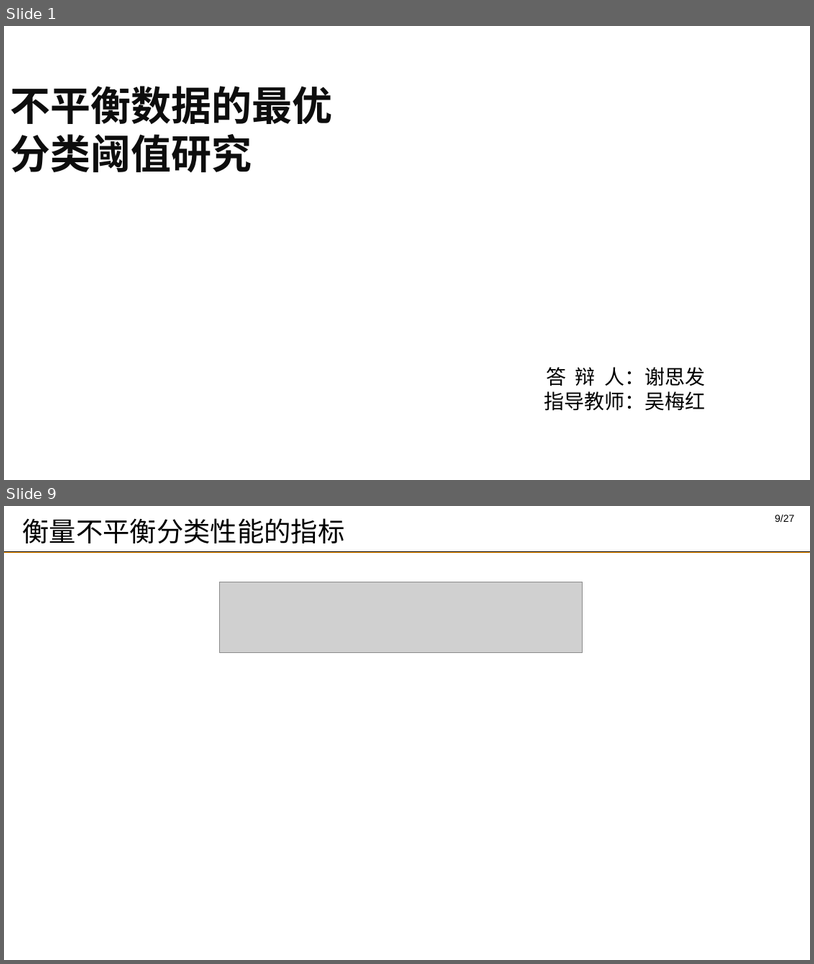
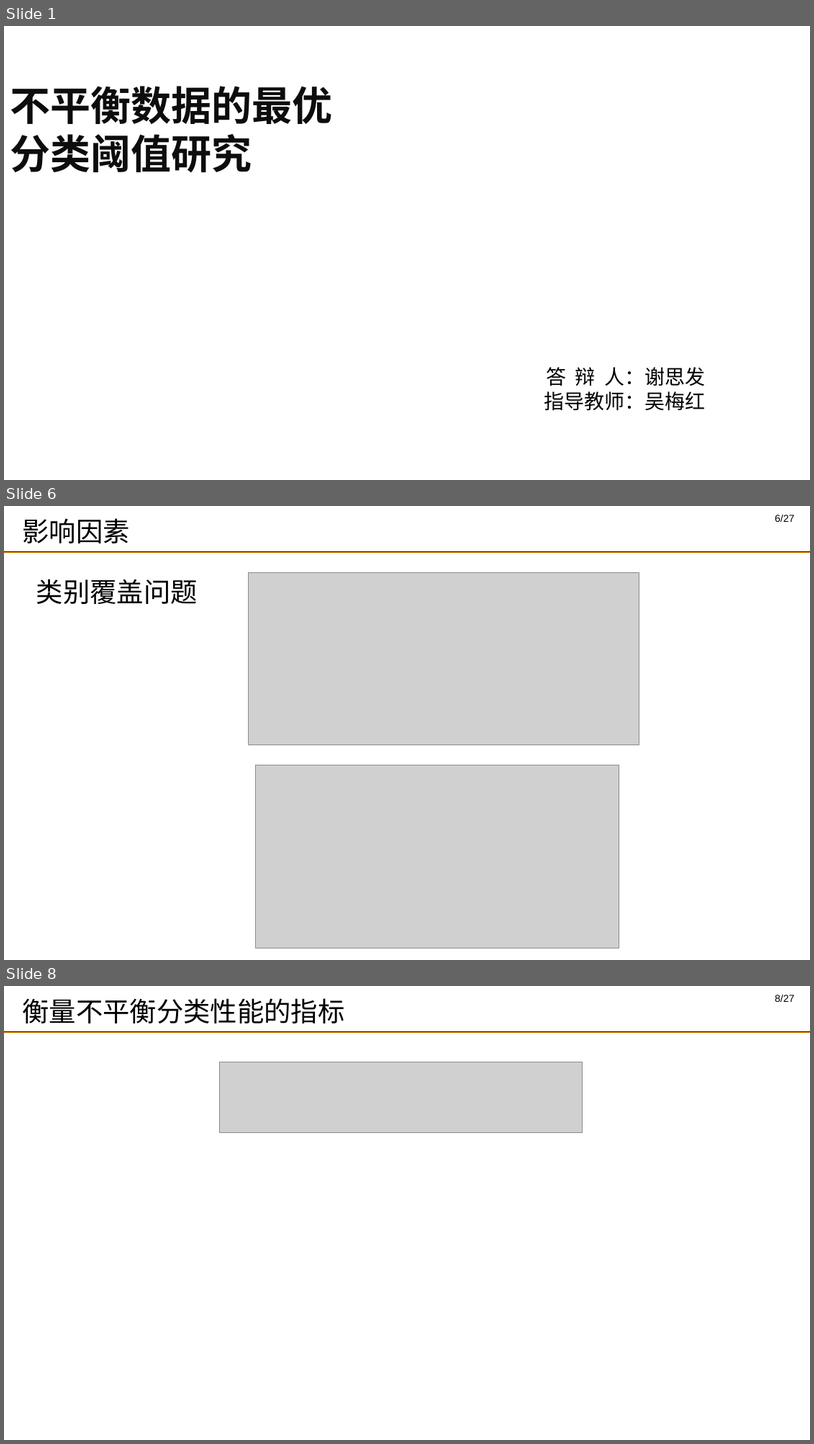
Before and after one commit to DMRookie/finaldesign, a slide deck: 答辩_谢思发_2.pptx. Shown one above the other, each under a label of ours: slides 1 and 9 before the commit, slides 1, 6 and 8 after it; the slides between them are not shown. The pictures are 814x964 and 814x1444 pixels, drawn with LibreOffice and Linux fonts; fonts in the diff are those of the drawing; grey boxes stand for pictures; background and template pictures are left out. Boxes give left, top, right and bottom in pixels: in the first picture for what was removed or moved away, otherwise in the second. Text is boxed around its words. In the diff, an @@ line names an element or a change of style, - is before the commit and + after.

```diff
--- a/答辩_谢思发_2.pptx
+++ b/答辩_谢思发_2.pptx
@@ slide 6 added at (4, 506, 810, 960), background picture (left out); not listed: 3 template elements that a slide beside it also shows @@
@@ title added at (22, 518, 129, 543), 32 pt, text #000000 @@
+影响因素
@@ text added at (36, 579, 198, 604), 32 pt, text #000000 @@
+类别覆盖问题
@@ picture added at (248, 572, 640, 744) @@
@@ picture added at (256, 765, 620, 947) @@
@@ what was slide 9 is now slide 8 @@
@@ page number at (775, 995, 795, 1002): text changed @@
-9/27
+8/27
```
Also in this commit, not shown: 10 slides changed, 2 slides removed, 1 other file.
